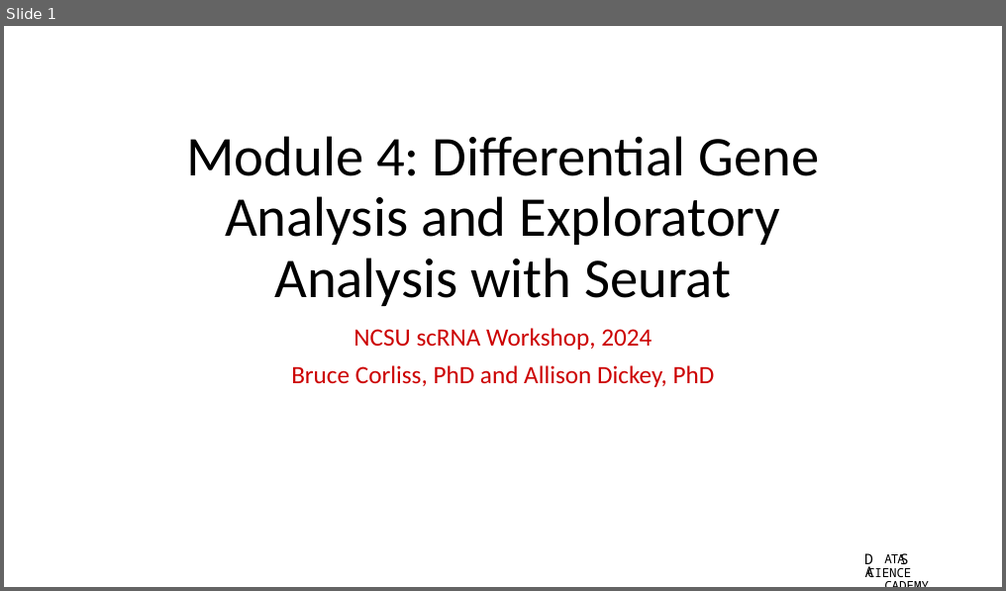
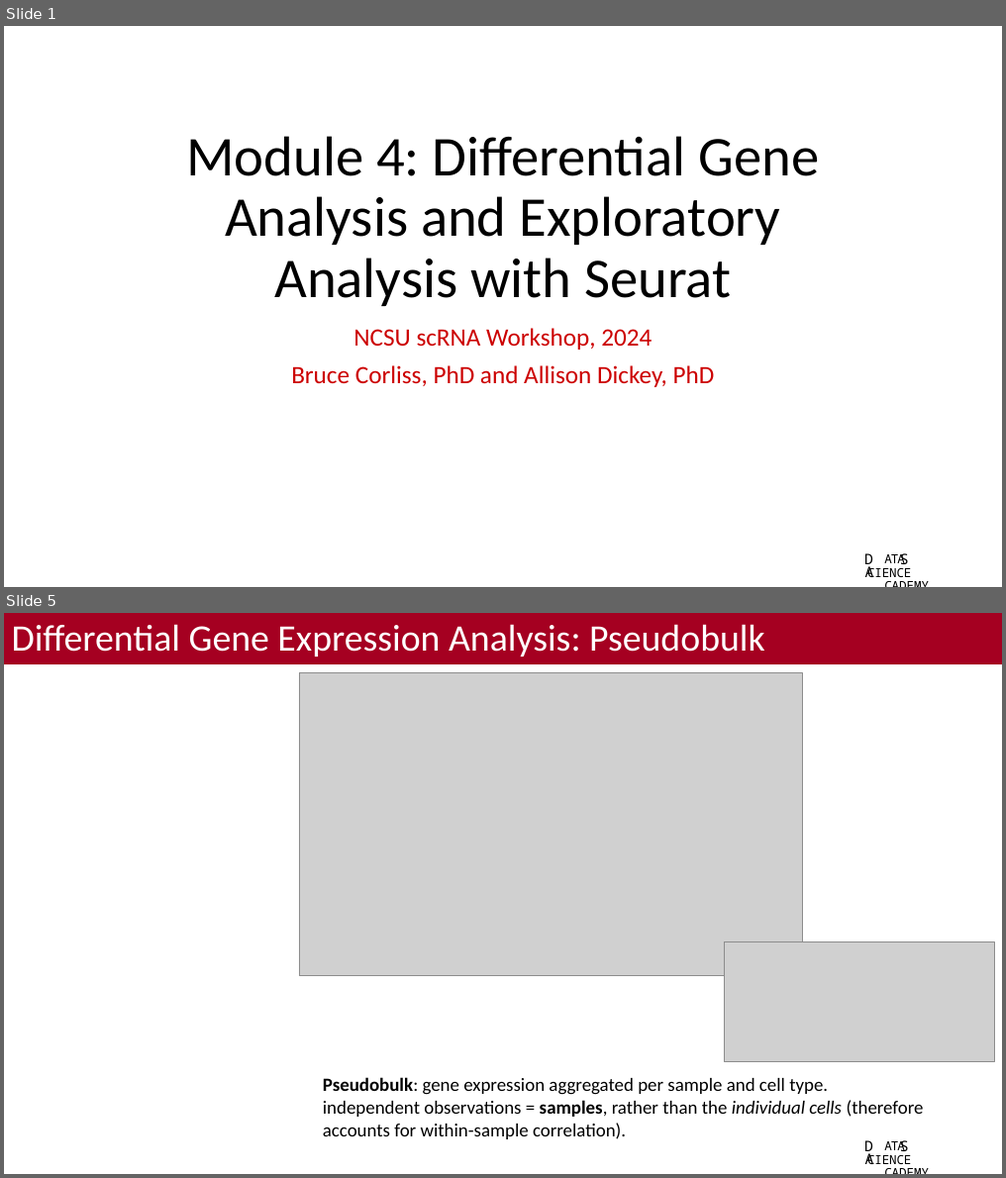
Before and after one commit to bacorli2/scrna_workshop, a slide deck: M5_Seurat_DGE_and_Exploratory/M5_Seurat_DGE_Exploratory.pptx. Shown one above the other, each under a label of ours: slide 1 before the commit, slides 1 and 5 after it; the slides between them are not shown. The pictures are 1006x591 and 1006x1178 pixels, drawn with LibreOffice and Linux fonts; fonts in the diff are those of the drawing; grey boxes stand for pictures; background and template pictures are left out. Boxes give left, top, right and bottom in pixels: in the first picture for what was removed or moved away, otherwise in the second. Text is boxed around its words. In the diff, an @@ line names an element or a change of style, - is before the commit and + after.

Commit message:
Added code for pseudobulk DGE calculation.

```diff
--- a/M5_Seurat_DGE_and_Exploratory/M5_Seurat_DGE_Exploratory.pptx
+++ b/M5_Seurat_DGE_and_Exploratory/M5_Seurat_DGE_Exploratory.pptx
@@ slide 5 added at (4,613,1002,1174), background #FFFFFF; not listed: 4 template elements that a slide beside it also shows @@
@@ title added at (4,613,1002,664), fill #A50021, 36 pt, text #FFFFFF @@
+Differential Gene Expression Analysis: Pseudobulk
@@ picture added at (299,672,802,976) @@
@@ picture added at (725,943,995,1062) @@
@@ text added at (323,1077,924,1140), 18 pt, text #000000 @@
+Pseudobulk: gene expression aggregated per sample and cell type.
+independent observations = samples, rather than the individual cells (therefore accounts for within-sample correlation).
```
Also in this commit, not shown: 2 slides changed, 1 other slide added, 1 slide removed, 2 other files.
